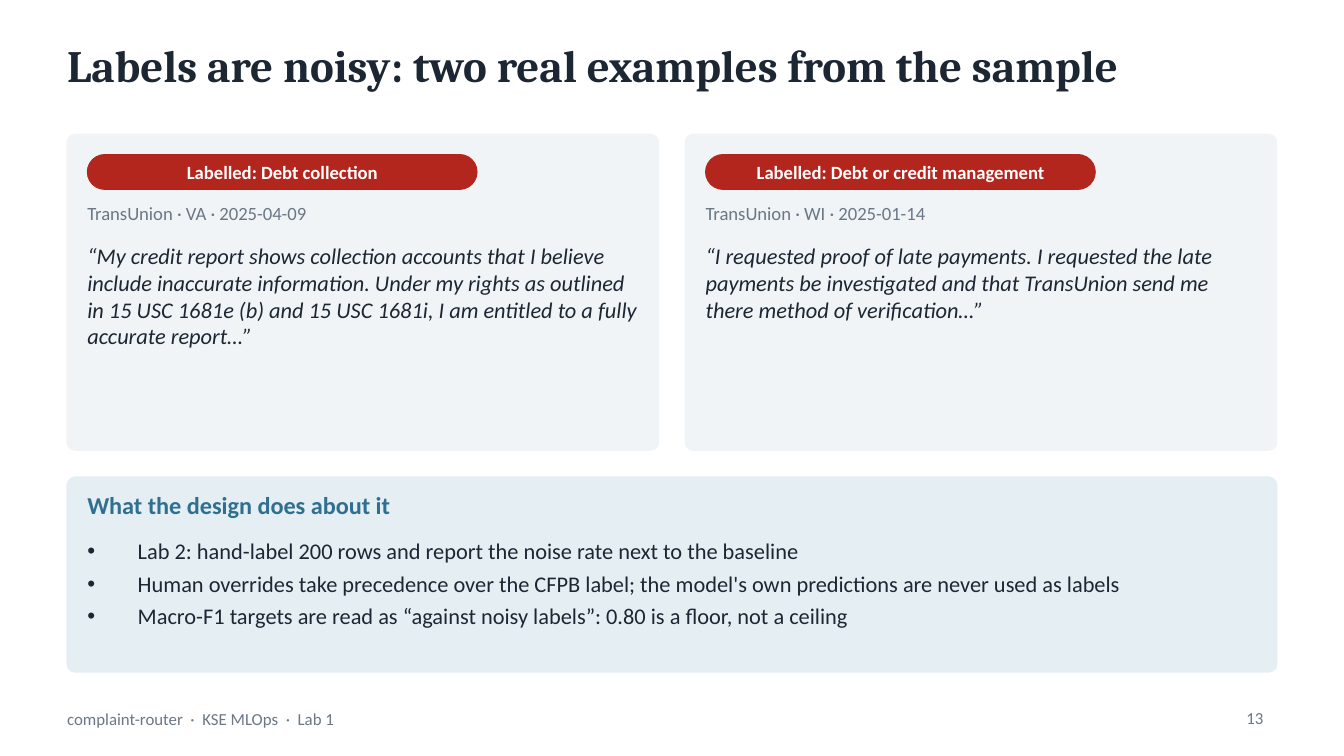
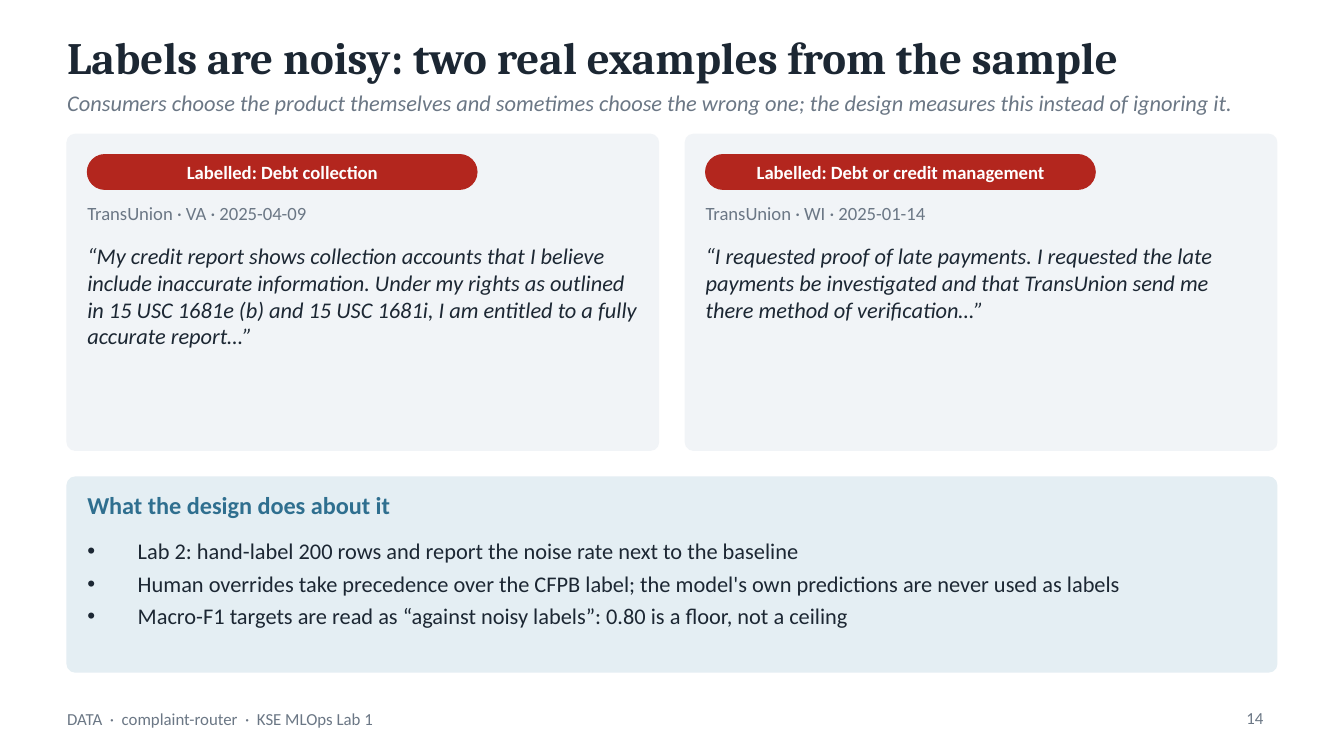
Before and after one commit to goodfrog33/kse-mlops-complaint-router, a slide deck: slide 14 of docs/presentation/complaint-router-lab1.pptx (slide 13 before the commit). Drawn at 1344x756 pixels with LibreOffice and Linux fonts; fonts in the diff are those of the drawing. Boxes give left, top, right and bottom in pixels: in the first picture for what was removed or moved away, otherwise in the second. Text is boxed around its words. In the diff, an @@ line names an element or a change of style, - is before the commit and + after.

```diff
--- a/docs/presentation/complaint-router-lab1.pptx
+++ b/docs/presentation/complaint-router-lab1.pptx
@@ title "Labels are noisy: two real ...": place and size @@
-title "Labels are noisy: two real ..." at bbox=[67, 50, 1118, 92]
+title "Labels are noisy: two real ..." at bbox=[67, 42, 1118, 84]
@@ text added at bbox=[67, 95, 1231, 115], 12 pt, text #6B7785, italic @@
+Consumers choose the product themselves and sometimes choose the wrong one; the design measures this instead of ignoring it.
@@ text at bbox=[67, 713, 373, 728]: text changed @@
-complaint-router · KSE MLOps · Lab 1
+DATA · complaint-router · KSE MLOps Lab 1
@@ page number at bbox=[1246, 713, 1263, 724]: text changed @@
-13
+14
```
Also in this commit, not shown: 19 other slides changed, 4 slides added, 4 slides removed, 1 other file.
